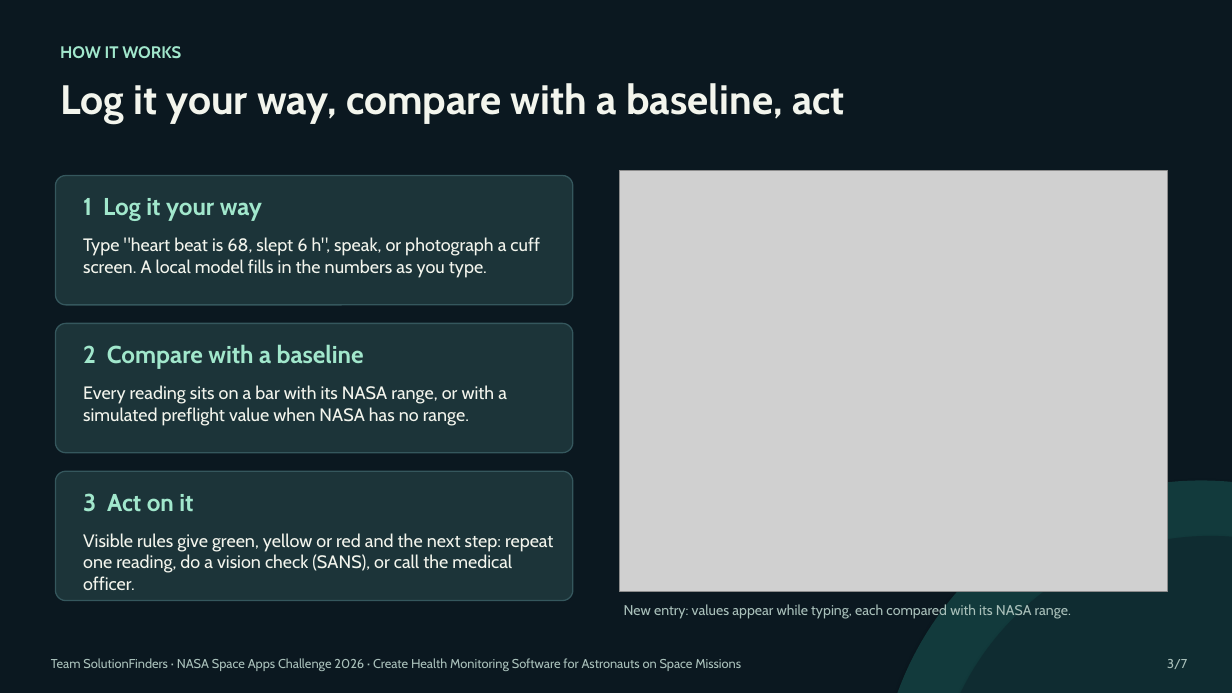
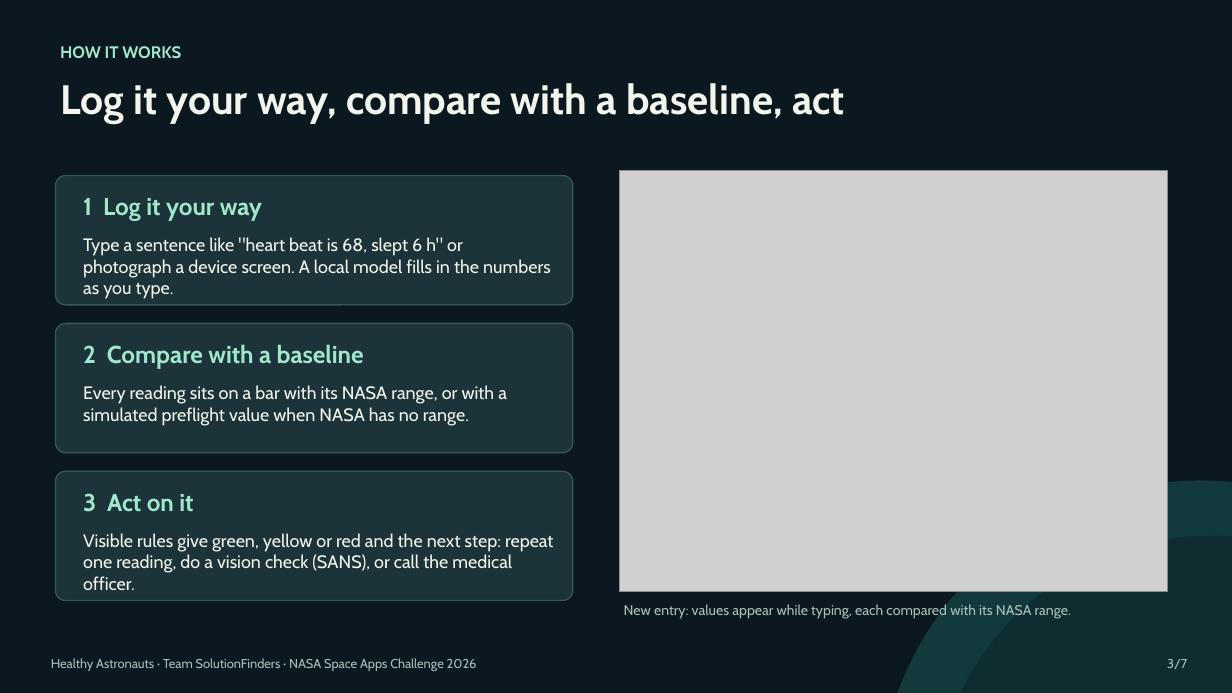
Before and after one commit to MohammadPourshahabadi/NasaHackaton, a slide deck: slide 3 of presentation/Aboard-Demo.pptx. Drawn at 1232x693 pixels with LibreOffice and Linux fonts; fonts in the diff are those of the drawing; grey boxes stand for pictures. Boxes give left, top, right and bottom in pixels: in the first picture for what was removed or moved away, otherwise in the second. Text is boxed around its words. In the diff, an @@ line names an element or a change of style, - is before the commit and + after.

```diff
--- a/presentation/Aboard-Demo.pptx
+++ b/presentation/Aboard-Demo.pptx
@@ text at (83,237,551,299): text changed @@
-Type "heart beat is 68, slept 6 h", speak, or photograph a cuff screen. A local model fills in the numbers as you type.
+Type a sentence like "heart beat is 68, slept 6 h" or photograph a device screen. A local model fills in the numbers as you type.
@@ text at (51,658,477,671): text changed @@
-Team SolutionFinders · NASA Space Apps Challenge 2026 · Create Health Monitoring Software for Astronauts on Space Missions
+Healthy Astronauts · Team SolutionFinders · NASA Space Apps Challenge 2026
```
Also in this commit, not shown: 6 other slides changed, 8 other files.
